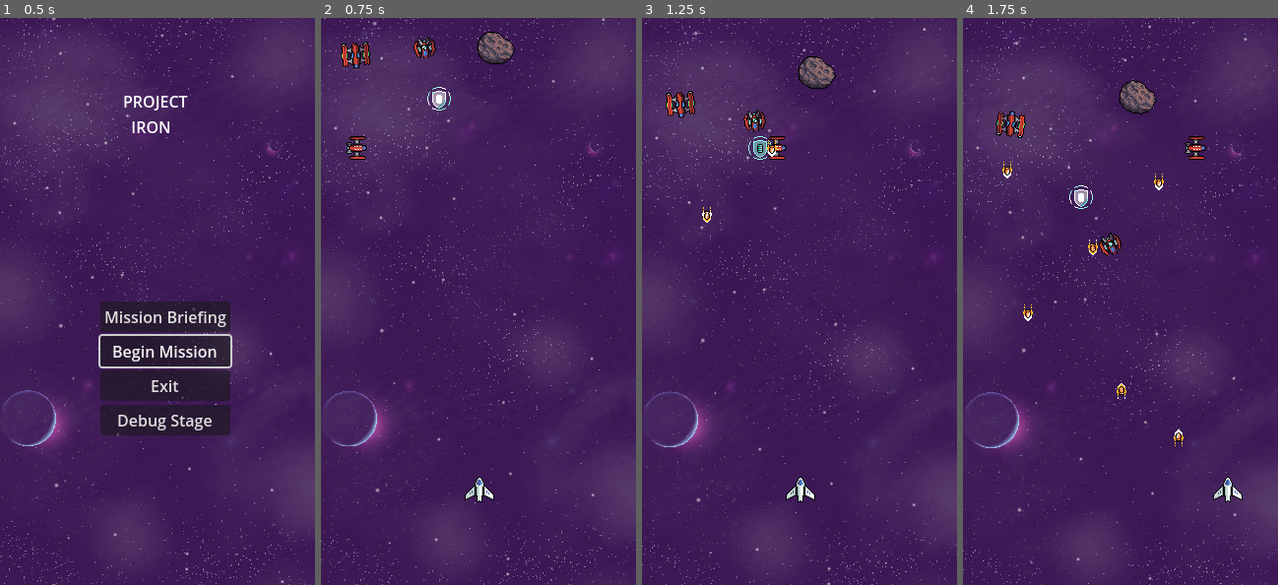
Above: before the commit, frames 1-4 (left to right).
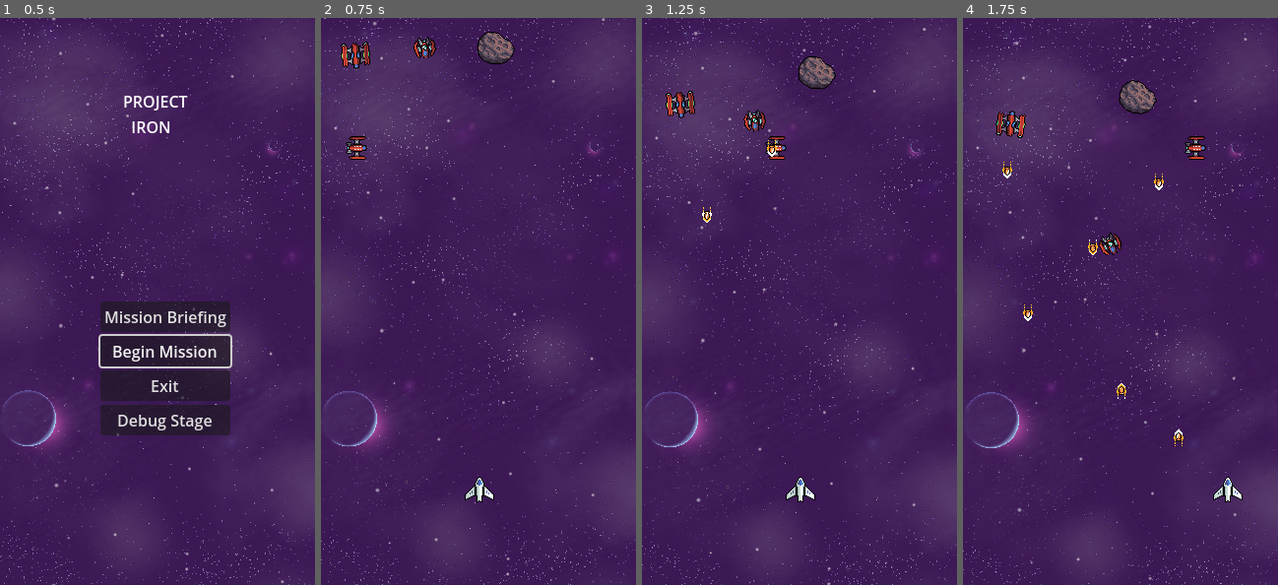
Above: after the commit, the same moments.

Repository: Sunny-Days-Ahead/Project-Iron
Game: Godot game, scene res://Scenes/Main.tscn
The game is run twice, just before and just after one commit, with the same random seed, the same clock (stepped at 60 frames per second) and the same inputs.
Inputs:
- Up to frame 1 (0.5 s): no input
- Up to frame 2 (0.75 s): click "Debug Stage" at 0.5 s
- Up to frame 3 (1.25 s): no input
- Up to frame 4 (1.75 s): tap Enter (ui_accept) at 1.25, 1.52 s; hold D (moveRight) from 1.28 s (still down); hold Space (shoot) from 1.28 s (still down)

Frame 1 is identical in both runs. In frame 2, 0.1% of the frame differs, in the area x 33-42%, y 12-17%; in frame 3, 0.1%; in frame 4, 0.1%.

Commit message:
seekers asteroids and fighters now have a chance to drop full shields

Diff:
--- a/Components/HurtBox.gd
+++ b/Components/HurtBox.gd
@@ -4,6 +4,8 @@
 
 #drag and drop in the healthcomponent or the HEART of the entity
 @export var health : HealthComponent
+
+signal hit(area: Area2D)
 
 func _ready() -> void:
 	area_entered.connect(_on_hit)
@@ -16,3 +18,5 @@
 			health.heal(-area.damage)
 		else:
 			health.damage(area.damage)
+
+	hit.emit(area)
--- a/Components/Spawner.gd
+++ b/Components/Spawner.gd
@@ -51,7 +51,7 @@
 	if spawnAction.is_valid():
 		spawnAction.call(newEntity)
 
-	spawnPosition.add_child(newEntity)
+	spawnPosition.call_deferred("add_child", newEntity)
 	spawned.emit(newEntity)
 
 	canSpawn = false
--- a/Scenes/Actors/Asteroid/asteroid.gd
+++ b/Scenes/Actors/Asteroid/asteroid.gd
@@ -14,5 +14,8 @@
 	%Sprite2D.hide()
 	%Explodes.play()
 
+	if randf() <= dropChance:
+		$pickupSpawn.spawn()
+
 func _on_explodes_animation_finished() -> void:
 	queue_free()
--- a/Scenes/Actors/Asteroid/asteroid.tscn
+++ b/Scenes/Actors/Asteroid/asteroid.tscn
@@ -71,6 +71,7 @@
 
 [node name="Asteroid" instance=ExtResource("1_0s201")]
 script = ExtResource("2_60ikl")
+dropChance = 0.05
 
 [node name="Sprite2D" parent="." index="0"]
 unique_name_in_owner = true
--- a/Scenes/Actors/Pirates/pathFollow/pathFollowPirate.tscn
+++ b/Scenes/Actors/Pirates/pathFollow/pathFollowPirate.tscn
@@ -12,10 +12,10 @@
 [ext_resource type="Script" uid="uid://cv6wgnyjde582" path="res://Components/AudioJitterPlayer.gd" id="10_se86h"]
 
 [sub_resource type="RectangleShape2D" id="RectangleShape2D_0k4i6"]
-size = Vector2(28, 25)
+size = Vector2(20, 25)
 
 [sub_resource type="RectangleShape2D" id="RectangleShape2D_denm4"]
-size = Vector2(26, 22)
+size = Vector2(44, 42.000004)
 
 [node name="pathFollowPirate" type="PathFollow2D"]
 script = ExtResource("1_qn5hg")
@@ -42,7 +42,7 @@
 metadata/_custom_type_script = "uid://bu0bec0jffl5o"
 
 [node name="CollisionShape2D" type="CollisionShape2D" parent="Sprite2D/HitBox"]
-position = Vector2(0, 2.5)
+position = Vector2(-9.930815e-09, 2.5)
 shape = SubResource("RectangleShape2D_0k4i6")
 
 [node name="HurtBox" type="Area2D" parent="Sprite2D" node_paths=PackedStringArray("health")]
@@ -80,4 +80,5 @@
 basePitchScale = 1.5
 metadata/_custom_type_script = "uid://cv6wgnyjde582"
 
+[connection signal="died" from="Sprite2D/HurtBox/HealthComponent" to="." method="_on_health_component_died"]
 [connection signal="spawned" from="Sprite2D/Spawner" to="." method="_on_spawner_spawned"]
--- a/Scenes/Actors/Pirates/seeker/seekerPirate.gd
+++ b/Scenes/Actors/Pirates/seeker/seekerPirate.gd
@@ -6,9 +6,11 @@
 @export var speed : float = 50.0
 @export var maxSpeed : float = 400.0
 @export var speedRamp : float = 225.0
+@export var dropChance = 0.25
 
 var desiredDirection := Vector2(0, 0)
 var desiredRotation : float
+
 
 func _ready() -> void:
 	pass
@@ -31,4 +33,7 @@
 	if scoreNode.has_method("addScore"):
 		scoreNode.addScore(points)
 
+	if randf() <= dropChance:
+		$pickupSpawn.spawn()
+
 	queue_free()
--- a/Scenes/Actors/Pirates/seeker/seeker_pirate.tscn
+++ b/Scenes/Actors/Pirates/seeker/seeker_pirate.tscn
@@ -6,6 +6,8 @@
 [ext_resource type="Script" uid="uid://bu0bec0jffl5o" path="res://Components/HitBox.gd" id="4_4pq78"]
 [ext_resource type="Script" uid="uid://bc1bysnspv2xu" path="res://Components/HurtBox.gd" id="5_gjkcd"]
 [ext_resource type="Script" uid="uid://cc3c5rygenyhf" path="res://Components/freeTimer.gd" id="6_fgxrr"]
+[ext_resource type="Script" uid="uid://dbgqt4twdptii" path="res://Components/Spawner.gd" id="7_qui22"]
+[ext_resource type="PackedScene" uid="uid://dtjoes5yy3mpw" path="res://Scenes/Projectiles/full_shield.tscn" id="8_anntq"]
 
 [sub_resource type="RectangleShape2D" id="RectangleShape2D_0terq"]
 size = Vector2(39, 33)
@@ -53,4 +55,14 @@
 script = ExtResource("6_fgxrr")
 metadata/_custom_type_script = "uid://cc3c5rygenyhf"
 
+[node name="pickupSpawn" type="Timer" parent="." node_paths=PackedStringArray("spawnPosition")]
+unique_name_in_owner = true
+script = ExtResource("7_qui22")
+sceneToSpawn = ExtResource("8_anntq")
+spawnPosition = NodePath("../Marker2D")
+metadata/_custom_type_script = "uid://dbgqt4twdptii"
+
+[node name="Marker2D" type="Marker2D" parent="."]
+position = Vector2(0, -8)
+
 [connection signal="died" from="HealthComponent" to="." method="_on_health_component_died"]
--- a/Scenes/Levels/DebugStage.tscn
+++ b/Scenes/Levels/DebugStage.tscn
@@ -1,10 +1,9 @@
-[gd_scene load_steps=7 format=3 uid="uid://5jpemdthl14p"]
+[gd_scene load_steps=6 format=3 uid="uid://5jpemdthl14p"]
 
 [ext_resource type="PackedScene" uid="uid://m7vjp50ug7gk" path="res://Scenes/Actors/Pirates/pathFollow/pathFollowPirate.tscn" id="1_kx3ys"]
 [ext_resource type="PackedScene" uid="uid://cqjar1pvh3fqv" path="res://Scenes/Actors/Asteroid/asteroid.tscn" id="2_ef5u7"]
 [ext_resource type="PackedScene" uid="uid://bqfvmwpbprnx2" path="res://Scenes/Actors/Pirates/seeker/seeker_pirate.tscn" id="3_16wp0"]
 [ext_resource type="PackedScene" uid="uid://cle3sej472by8" path="res://Scenes/Actors/Pirates/seeker/fighter(horizontal/fighterPirate.tscn" id="4_k6pjq"]
-[ext_resource type="PackedScene" uid="uid://dtjoes5yy3mpw" path="res://Scenes/Projectiles/full_shield.tscn" id="5_y3x3n"]
 
 [sub_resource type="Curve2D" id="Curve2D_ef5u7"]
 _data = {
@@ -30,6 +29,3 @@
 
 [node name="seekerPirate2" parent="." instance=ExtResource("4_k6pjq")]
 position = Vector2(-1, 132)
-
-[node name="fullShield" parent="." instance=ExtResource("5_y3x3n")]
-position = Vector2(120, 64)
Not shown: 1 places in Scenes/Actors/Pirates/seeker/seeker_pirate.tscn that only renumber resources
